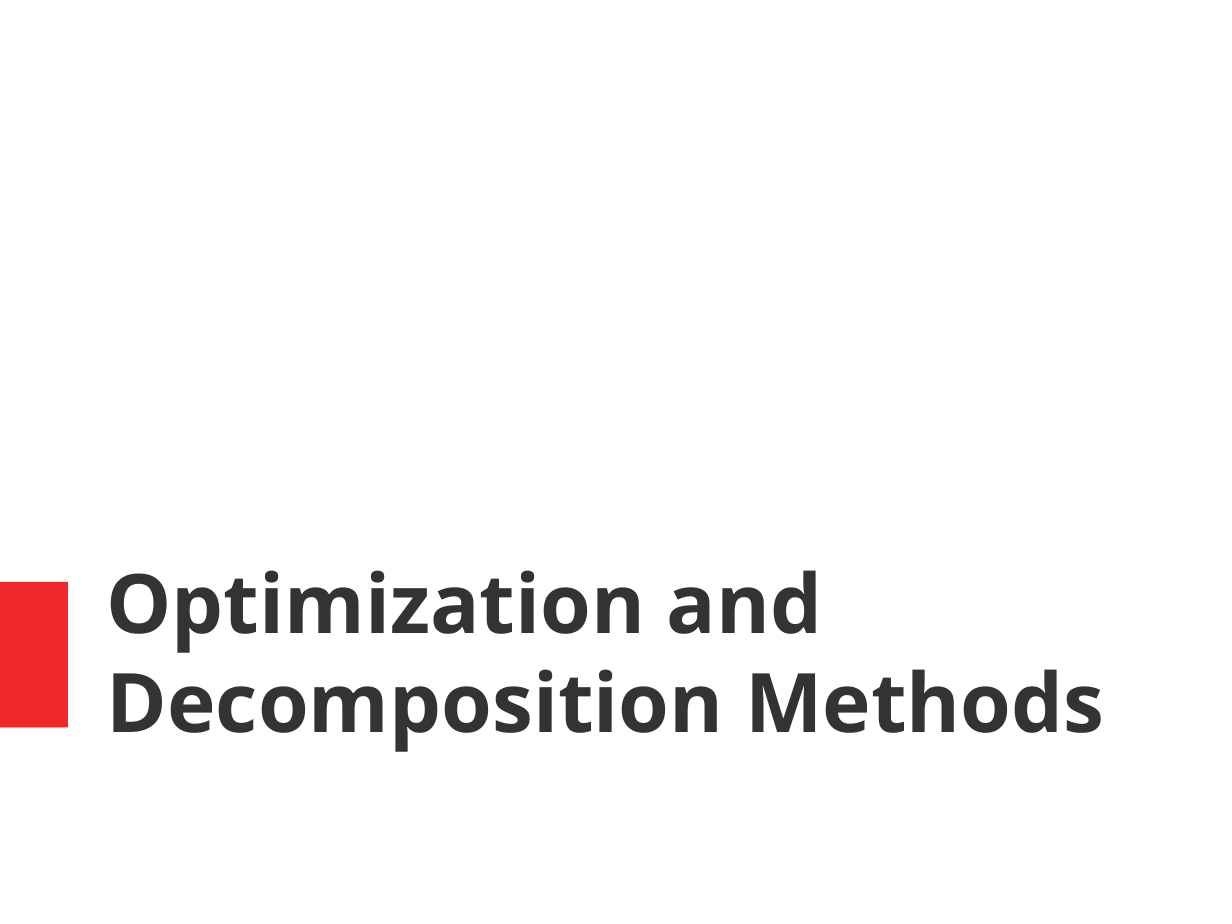
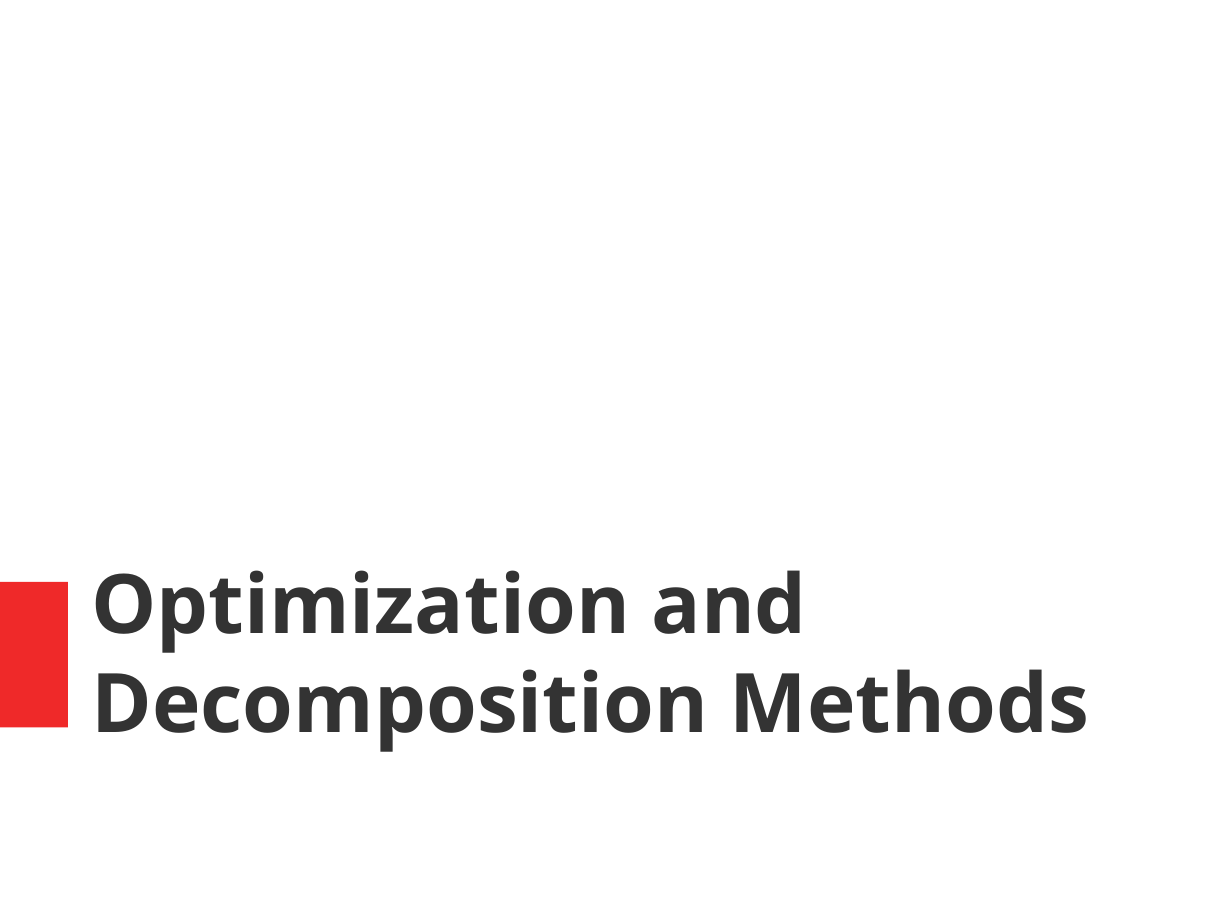
Before and after one commit to dmeger/COMP417_Fall2019, a slide deck: slide 23 of website/tutorials/LinearAlgebra_Tutorial.pptx. Drawn at 1232x924 pixels with LibreOffice and Linux fonts; fonts in the diff are those of the drawing. Boxes give left, top, right and bottom in pixels: in the first picture for what was removed or moved away, otherwise in the second. Text is boxed around its words. In the diff, an @@ line names an element or a change of style, - is before the commit and + after.

```diff
--- a/website/tutorials/LinearAlgebra_Tutorial.pptx
+++ b/website/tutorials/LinearAlgebra_Tutorial.pptx
@@ text "Optimization and Decomposition Methods": place and size @@
-text "Optimization and Decomposition Methods" at <box>107,570,1104,752</box>
+text "Optimization and Decomposition Methods" at <box>91,570,1089,752</box>
```
Also in this commit, not shown: 3 other slides changed, 2 slides removed, 1 other file.
